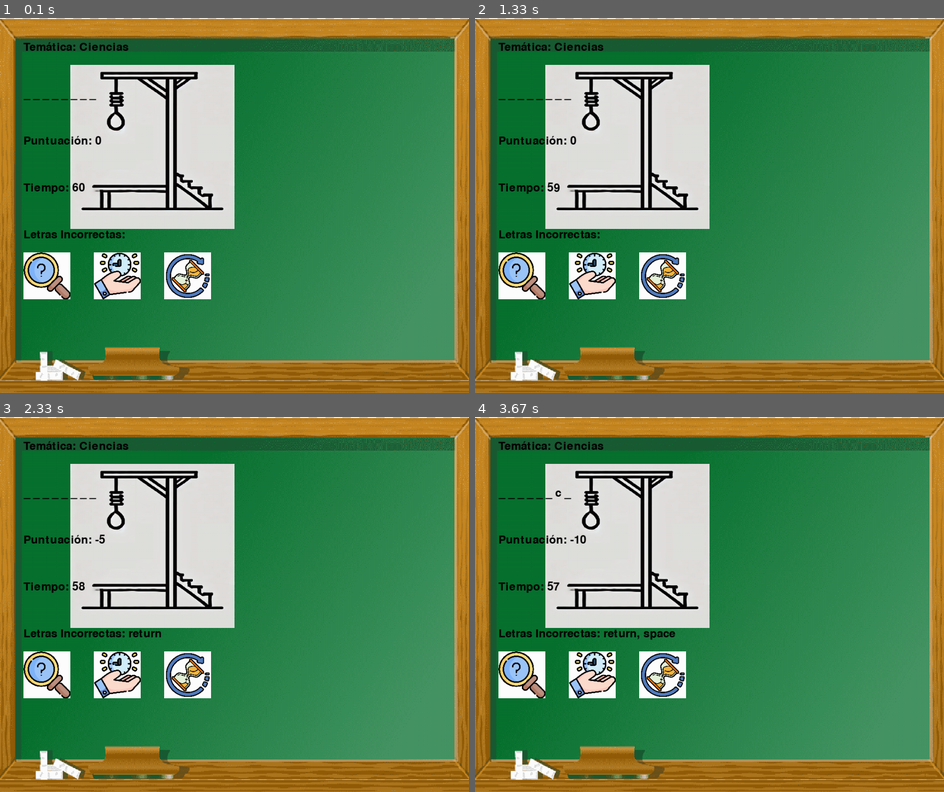
Above: before the commit, frames 1-4 (two rows, left to right).
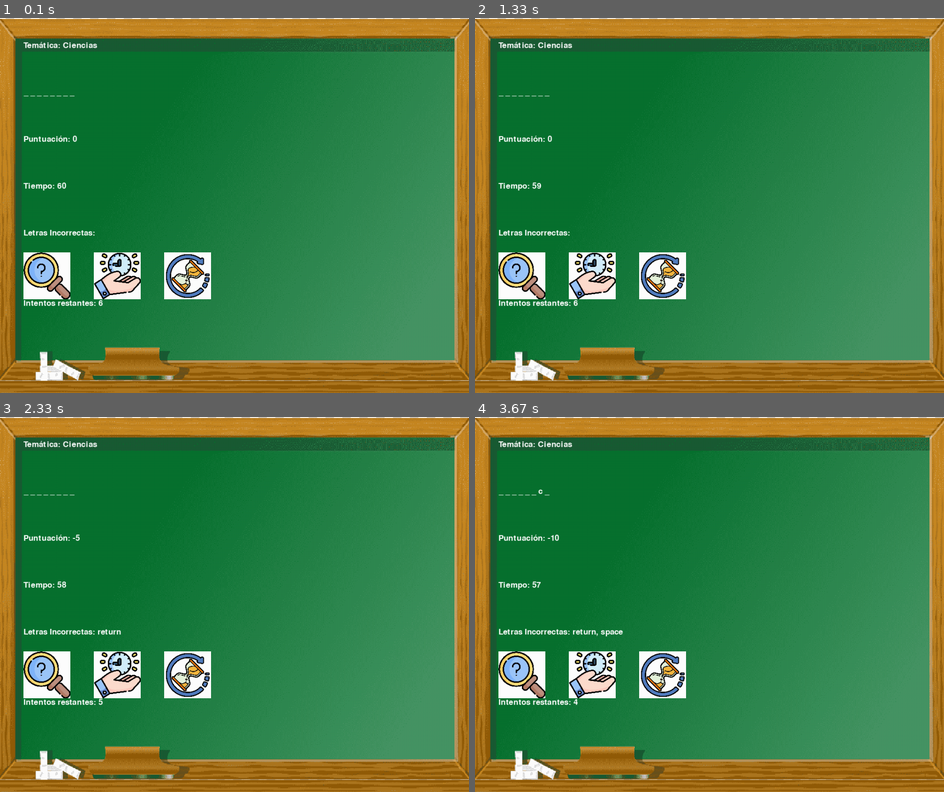
Above: after the commit, the same moments.

Repository: Jeronimo-Cordoba01/Pygame-Ahorcado
Game: pygame game, started from Juego/Main.py
Same seed, same stepped clock (60 frames per second), same inputs: the game is played once before the commit and once after it.
Inputs (mouse positions are in pixels of both pictures, inside the frame that each line leads up to):
- Up to frame 1 (0.1 s): no input
- Up to frame 2 (1.33 s): click (592, 276) at 0.38 s; click (662, 276) at 0.72 s
- Up to frame 3 (2.33 s): click (84, 657) at 1.85 s; tap Enter at 2.13 s
- Up to frame 4 (3.67 s): click (521, 675) at 2.52 s; tap Space at 2.8 s

The runs differ from the first frame. In frame 1, 16% of the frame differs, in the area x 5-50%, y 6-77%; in frame 2, 16%; in frame 3, 17%; in frame 4, 17%.

Commit message:
Versión antigua nueva

Diff:
--- a/Juego/Main.py
+++ b/Juego/Main.py
@@ -11,7 +11,7 @@
 ●	Funciones. El código debe estar debidamente modularizado y documentado. Tengan en cuenta los objetivos de la programación
     con funciones. Realizar módulos.py para la correcta organización de las mismas.
 ●	Manejo de strings: para normalizar datos, realizar validaciones, funcionamiento inherente a la lógica del juego, etc.
-●	Archivos csv y Json. Se deberán utilizar los dos tipos de archivos tanto para persistir datos (score, premios, etc) como
+●	Archivos csv y Json. Se deberán utilizar los dos tipos de archivos tanto para persistir datos (puntuacion, premios, etc) como
     para leer los elementos del juego (rutas de imágenes, preguntas, respuestas, palabras, puntuaciones, etc)
 ●	Matrices: deberán aplicar por lo menos una matriz dentro de la lógica del juego.
 ●	Funciones lambda: deberán aplicar por lo menos una función lambda.
@@ -49,7 +49,7 @@
 se revela en su posición correcta en la palabra. Si la letra no está en la palabra, se dibuja una parte de la figura del ahorcado.
 
 Puntuación: Por cada letra adivinada correctamente, el jugador ganará +10 puntos y perderá 5 puntos por cada intento fallido.
-Si el jugador gana la partida acumulara el puntaje obtenido en su score.
+Si el jugador gana la partida acumulara el puntaje obtenido en su puntuacion.
 
 Tiempo: El jugador tiene 60 segundos para adivinar cada palabra si se queda sin tiempo pierde.
 
@@ -82,11 +82,6 @@
 # Cargar imágenes
 icono = pygame.image.load(r"Recursos\Imagenes\Icono.jpg")
 pygame.display.set_icon(icono)
-horca = pygame.image.load(r'Recursos\Imagenes\Horca\Horca.png')
-horca = pygame.transform.scale(horca, (200,200))
-soga = pygame.image.load(r'Recursos\Imagenes\Horca\Soga.png')
-soga = pygame.transform.scale(soga, (350,350))
-soga_pos = soga.get_rect(topright=(500,500))
 pizarra = pygame.image.load(r'Recursos\Imagenes\Pizzaron.png')
 pizarra = pygame.transform.scale(pizarra, DIMENSIONES)
 comodin_letra = pygame.image.load(r"Recursos\Imagenes\Comodines\descubrir_letra.jpg")
@@ -96,6 +91,18 @@
 comodin_multiplicar_tiempo = pygame.image.load(r"Recursos\Imagenes\Comodines\multiplicar_tiempo.jpg")
 comodin_multiplicar_tiempo = pygame.transform.scale(comodin_multiplicar_tiempo, (100,100))
 
+# ahorcado_imagenes = [
+#     pygame.image.load(r""),
+#     pygame.image.load(r""),
+#     pygame.image.load(r""),
+#     pygame.image.load(r""),
+#     pygame.image.load(r""),
+#     pygame.image.load(r""),
+# ]
+
+# ahorcado_imagenes = [pygame.transform.scale(ahorcado_imagenes, (350,350))]
+
+
 #posicion de los comodines
 comodin_letra_pos = comodin_letra.get_rect(topleft=(50, 500))
 comodin_tiempo_pos = comodin_tiempo_extra.get_rect(topleft=(200, 500))
@@ -103,16 +110,19 @@
 
 # Cargar sonidos
 sonido_falla = pygame.mixer.Sound(r'Recursos\Audio\Falla-letra.mp3')
+pygame.mixer.Sound.set_volume(sonido_falla, 0.1)
 sonido_acierto = pygame.mixer.Sound(r'Recursos\Audio\Letra-correcta.mp3')
+pygame.mixer.Sound.set_volume(sonido_acierto, 0.1)
 musica_fondo = pygame.mixer.Sound(r'Recursos\Audio\Musica-de-fondo.mp3')
+pygame.mixer.Sound.play(musica_fondo, loops=-1)
+pygame.mixer.Sound.set_volume(musica_fondo, 0.1)
 musica_ganador = pygame.mixer.Sound(r'Recursos\Audio\Happy-wheels.mp3')
-
-# Reproducir música de fondo
-pygame.mixer.Sound.play(musica_fondo, loops=-1)
+musica_perdedor = pygame.mixer.Sound(r"Recursos\Audio\Sonido de perdedor.mp3")
+pygame.mixer.Sound.set_volume(musica_perdedor, 0.1)
 
 # Cargar palabras desde el CSV
 tematicas_palabras = leer_palabras(r'Recursos\Archivos\tematicas_palabras.csv')
-puntuacion_inicial = {"score": 0}
+puntuacion_inicial = {"puntuacion": 0}
 guardar_puntuacion = guardar_json(r"Recursos\Archivos\Puntuacion.json", puntuacion_inicial)
 
 # Función principal del juego
@@ -120,45 +130,30 @@
     tematica, palabra = seleccionar_palabra(tematicas_palabras)
     letras_adivinadas = []
     letras_incorrectas = cargar_json(r'Recursos\Archivos\Letras_incorrectas.json').get('letras', [])
-    puntuacion = cargar_json(r"Recursos\Archivos\Puntuacion.json").get('score', 0)
+    puntuacion = cargar_json(r"Recursos\Archivos\Puntuacion.json").get('puntuacion', 0)
     tiempo_restante = 60
+    incremento_de_tiempo = 0
     letras_ingresadas = set()
-    #usar_comodin = False
     comodin_letra_usado = False
     comodin_tiempo_extra_usado = False
     comodin_multiplicar_tiempo_usado = False
-
-    font = pygame.font.Font(None, 36)
+    intentos_restantes = 6
+
+    font = pygame.font.SysFont("appleberry", 25)
     clock = pygame.time.Clock()
     tiempo_inicial = pygame.time.get_ticks() #desde que inicializo el programa
 
     def mostrar_texto(texto, pos):
-        text = font.render(texto, True, (0, 0, 0))
+        text = font.render(texto, True, (255, 255, 255))
         screen.blit(text, pos)
-
-    def pantalla_inicio(screen, font):
-        screen.blint(r"Recursos\Imagenes\Pizzaron.png", (0, 0))
-        text_surface = font.render("Introduce tu nombre:", True, (0, 0, 0))
-        screen.blit(text_surface, (300, 300))
-
-        ingreso_nombre = pygame.Rect(300, 350, 140, 32)
-        pygame.draw.rect(screen, (255, 255, 255), ingreso_nombre)
-
-        boton_rect = pygame.Rect(300, 400, 140, 32)
-        pygame.draw.rect(screen, (255, 255, 255), boton_rect)
-        text_surface = font.render("Jugar", True, (0, 0, 0))
-        screen.blit(text_surface, (boton_rect.x + 10, boton_rect.y + 10))
-
-        return ingreso_nombre, boton_rect
-
-    while True:
+    jugando = True
+    while jugando:
         screen.fill((255, 255, 255))
         screen.blit(pizarra, (0, 0))
-        screen.blit(horca, (150, 100))
-        screen.blit(soga, (150, 100))
         screen.blit(comodin_letra, comodin_letra_pos)
         screen.blit(comodin_tiempo_extra, comodin_tiempo_pos)
         screen.blit(comodin_multiplicar_tiempo, comodin_multiplicar_pos)
+        #screen.blit(ahorcado_imagenes[6 - intentos_restantes])
 
         palabra_mostrada = ' '.join([letra if letra in letras_adivinadas else '_' for letra in palabra])
         mostrar_texto(f"Temática: {tematica}", (50, 50))
@@ -166,6 +161,7 @@
         mostrar_texto(f"Puntuación: {puntuacion}", (50, 250))
         mostrar_texto(f"Tiempo: {tiempo_restante}", (50, 350))
         mostrar_texto(f"Letras Incorrectas: {', '.join(letras_incorrectas)}", (50, 450))
+        mostrar_texto(f"Intentos restantes: {intentos_restantes}", (50,600))
 
         pygame.display.flip()
 
@@ -195,6 +191,17 @@
                         actualizar_puntuacion(-5)
                         puntuacion -= 5
                         registrar_letra_incorrecta(letra)
+                        intentos_restantes -= 1
+
+                        if intentos_restantes == 0:
+                            print("No te quedan mas intentos, perdiste!")
+                            mostrar_texto("No te quedan mas intentos, perdiste!", (400, 400))
+                            mostrar_texto(f"La palabra era: {palabra}", (400, 450))
+                            pygame.mixer.Sound.play(musica_perdedor)
+                            pygame.display.flip()
+                            pygame.time.delay(3000)
+                            return
+
             elif event.type == pygame.MOUSEBUTTONDOWN and event.button == 1:
                 pos = pygame.mouse.get_pos()
                 if comodin_letra_pos.collidepoint(pos) and comodin_letra_usado == False:
@@ -202,23 +209,27 @@
                     if letra_descubierta:
                         letras_adivinadas.append(letra_descubierta)
                     comodin_letra_usado = True
-                elif comodin_tiempo_pos.collidepoint(pos) and not comodin_tiempo_extra_usado:
-                    tiempo_restante = tiempo_extra(tiempo_restante)
+                elif comodin_tiempo_pos.collidepoint(pos) and comodin_tiempo_extra_usado == False:
+                    incremento_de_tiempo += 30
+                    print(f"Tiempo restante después de usar el comodín de tiempo extra: {tiempo_restante + 30}")
+                    #tiempo_restante += 30
                     comodin_tiempo_extra_usado = True
                 elif comodin_multiplicar_pos.collidepoint(pos) and comodin_multiplicar_tiempo_usado == False and tiempo_transcurrido <= 10:
-                    tiempo_restante *= 2
+                    incremento_de_tiempo += tiempo_restante
+                    print(f"Tiempo restante después de usar el comodín de multiplicar tiempo: {tiempo_restante * 2}")
                     comodin_multiplicar_tiempo_usado = True
 
         if set(palabra) <= set(letras_adivinadas):
-            mostrar_texto("¡Adivinaste la palabra!", (ANCHO // 2 - 100, ALTO // 2))
-            mostrar_texto(f"La palabra era: {palabra}", (ANCHO // 2 - 100, ALTO // 2 + 50))
+            print("¡Adivinaste la palabra!")
+            mostrar_texto("¡Adivinaste la palabra!", (400, 400))
+            mostrar_texto(f"La palabra era: {palabra}", (400, 450))
+            actualizar_puntuacion(tiempo_restante)
+            pygame.mixer.Sound.play(musica_ganador)
             pygame.display.flip()
             pygame.time.delay(3000)
-            actualizar_puntuacion(tiempo_restante)
-            pygame.mixer.Sound.play(musica_ganador)
-            break
-
-        clock.tick(60)
+            return
+
+        clock.tick()
 
 # Ejecutar juego
 if __name__ == "__main__":
